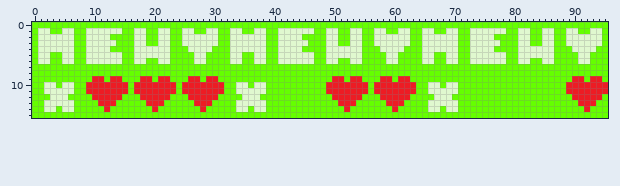
Sprite sheet: assets/sprites/HUD Vida.png. The picture above was drawn from the file before the commit.
The file is 96x16 pixels.
After:
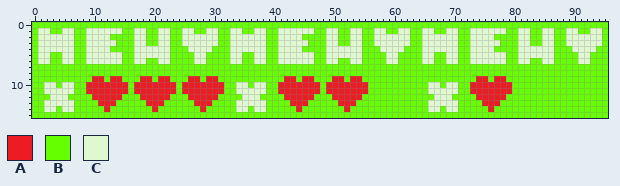
Palette (. is transparent): A #ed1c24  B #65ff00  C #e0f8cf
What changed:
The edit turns colour B into colour A in row 9 at x 42 to 43, 45 to 46, 74 to 75 and 77 to 78; in rows 10 to 11 at x 41 to 47 and 73 to 79; in row 12 at x 42 to 46 and 74 to 78; in row 13 at x 43 to 45 and 75 to 77; in row 14 at x 44 and 76.
The edit turns colour A into colour B in row 9 at x 58 to 59, 61 to 62, 90 to 91 and 93 to 94; in rows 10 to 11 at x 57 to 63 and 89 to 95; in row 12 at x 58 to 62 and 90 to 94; in row 13 at x 59 to 61 and 91 to 93; in row 14 at x 60 and 92.
Where, in picture pixels (left, top, right, bottom), the same in both pictures:
changed: (278, 76, 320, 112)
changed: (374, 76, 416, 112)
changed: (470, 76, 512, 112)
changed: (566, 76, 608, 112)
